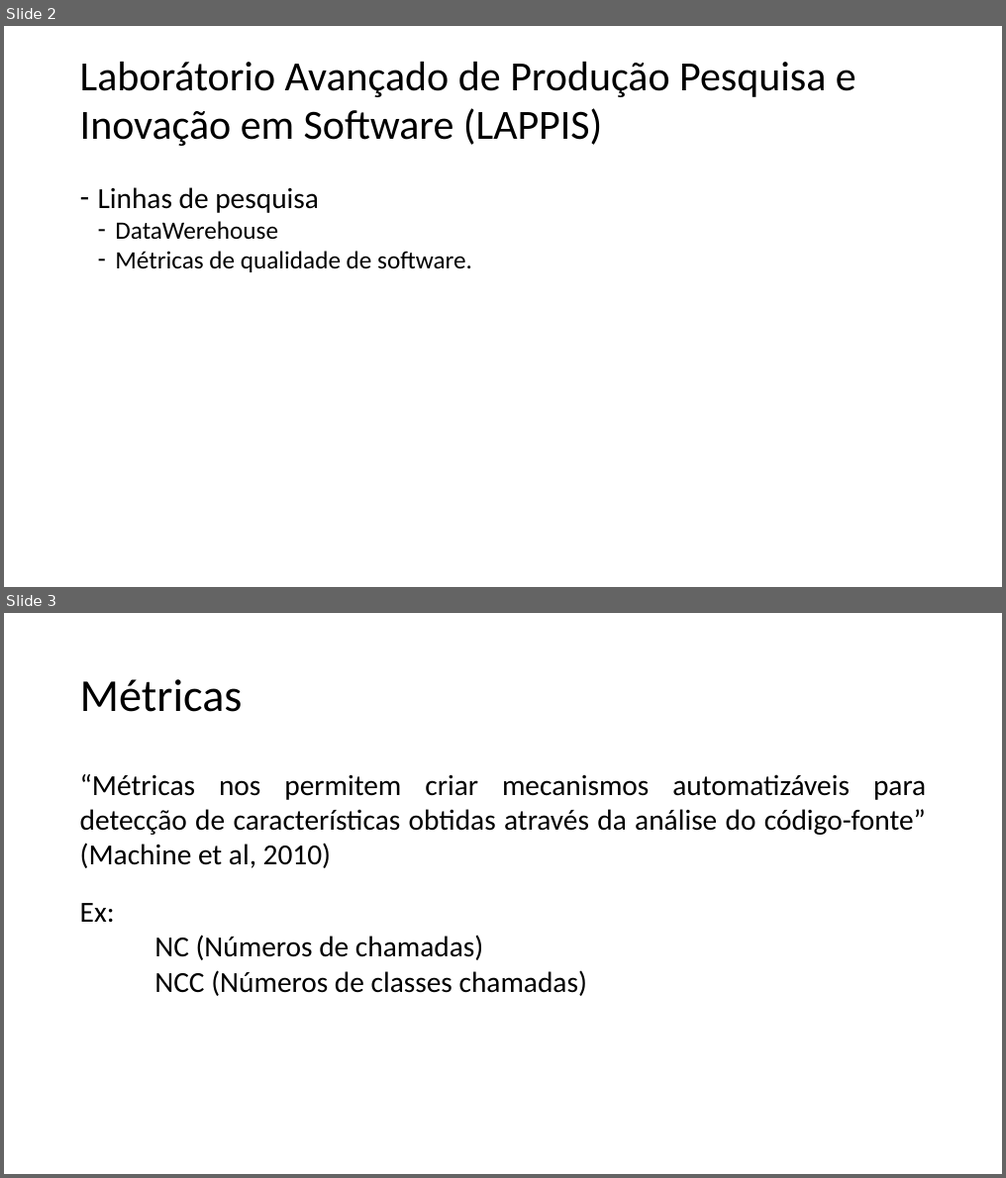
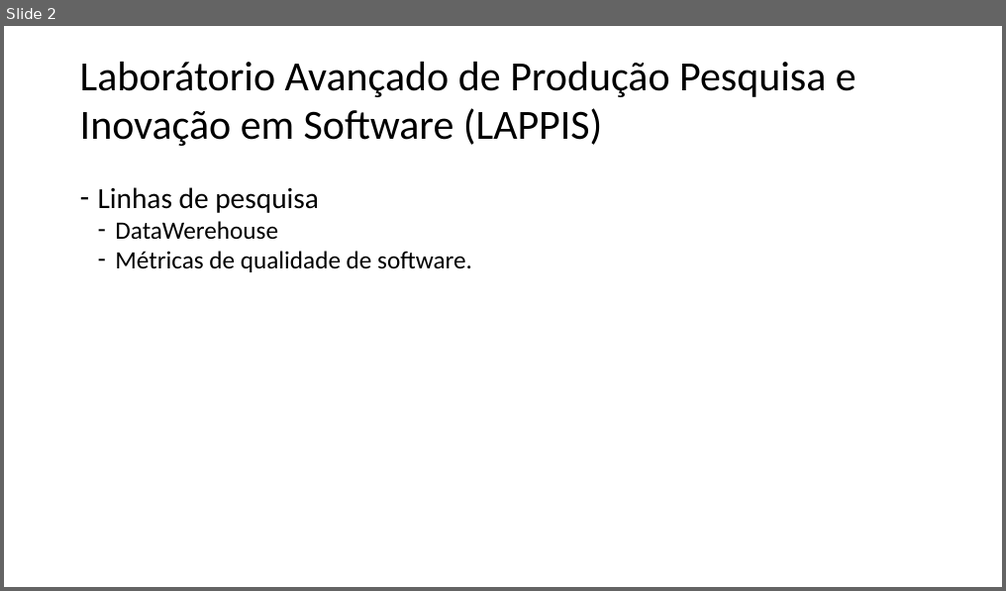
Before and after one commit to gutorc92/apresentacaoTCU, a slide deck: apresentacao.pptx. Shown one above the other, each under a label of ours: slides 2 and 3 before the commit, slide 2 after it. The pictures are 1006x1178 and 1006x591 pixels, drawn with LibreOffice and Linux fonts; fonts in the diff are those of the drawing. Boxes give left, top, right and bottom in pixels: in the first picture for what was removed or moved away, otherwise in the second. Text is boxed around its words. In the diff, an @@ line names an element or a change of style, - is before the commit and + after.

```diff
--- a/apresentacao.pptx
+++ b/apresentacao.pptx
@@ slide 3 removed at bbox=[4, 613, 1002, 1174], background #FFFFFF @@
@@ text removed at bbox=[80, 679, 243, 712] @@
-Métricas
@@ text removed at bbox=[80, 774, 926, 996] @@
-“Métricas nos permitem criar mecanismos automatizáveis para detecção de características obtidas através da análise do código-fonte” (Machine et al, 2010)
-Ex:
-NC (Números de chamadas)
-NCC (Números de classes chamadas)
```
Also in this commit, not shown: 2 slides changed, 7 slides added, 1 other slide removed, 2 other files.
